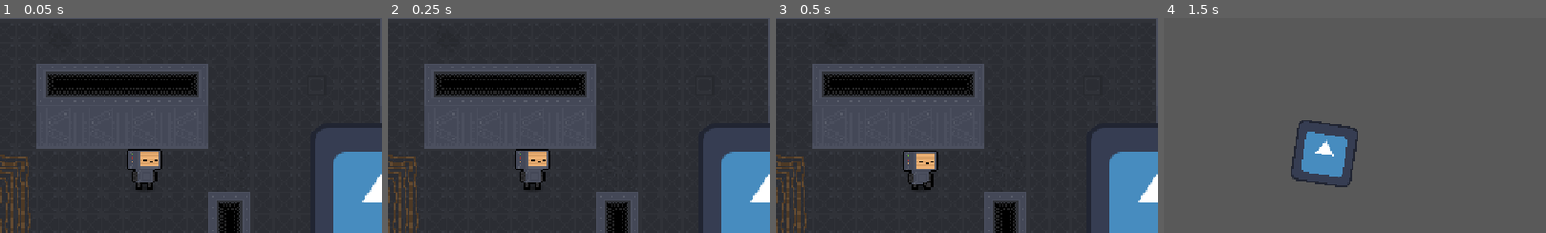
Above: before the commit, frames 1-4 (left to right).
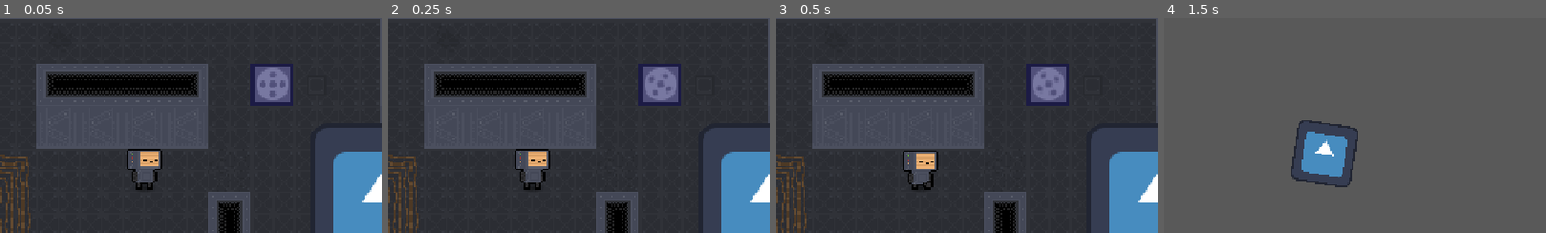
Above: after the commit, the same moments.

Repository: DuneRanger/MSI-GameJam
Game: Godot game, scene res://scenes/game/game.tscn
The game is run twice, just before and just after one commit, with the same random seed, the same clock (stepped at 60 frames per second) and the same inputs. The engine's default icon, where the game draws it, is replaced by a stand-in: a white triangle on a blue panel in a dark square.
Inputs:
- Up to frame 1 (0.05 s): no input
- Up to frame 2 (0.25 s): no input
- Up to frame 3 (0.5 s): no input
- Up to frame 4 (1.5 s): click "random" at 0.5 s; click "Wheel" at 1.25 s
The pictures show only the part of the screen within x 29-79%, y 20-70%; the shares and areas given below are measured in that part.

The runs differ from the first frame. In frame 1, 1.6% of the frame differs, in the area x 66-77%, y 22-41%; in frame 2, 1.6%; in frame 3, 1.6%; in frame 4, nothing differs.

Commit message:
move mouse maze to the tilemap also

Diff:
--- a/scenes/game/game.tscn
+++ b/scenes/game/game.tscn
@@ -43,7 +43,7 @@
 tile_map_data = PackedByteArray("AAAFAAcAAgAEAAEAAAAGAAcAAgABAAAAAAAHAAcAAgABAAAAAAAIAAcAAgAEAAAAAwAFAAYAAgAAAAAAAAAFAA …(352 unchanged characters)…
 
 [node name="TileMapMachineLayer" parent="Tilemap" index="2" unique_id=1793809352]
-tile_map_data = PackedByteArray("AAAEAAYAAAAAAAAAAQADAAIAAAAAAAAAAgA=")
+tile_map_data = PackedByteArray("AAAEAAYAAAAAAAAAAQADAAIAAAAAAAAAAgALAAMAAAAAAAAAAwA=")
 
 [node name="TilemapWallLayer" parent="Tilemap" index="3" unique_id=695297817]
 tile_map_data = PackedByteArray("AAAAAAAAAwADAAAAAAAAAAEAAwADAAEAAAAAAAIAAwADAAEAAAAAAAMAAwADAAEAAAAAAAQAAwADAAEAAAAAAA …(1040 unchanged characters)…
--- a/scenes/game/machines/machine_instances/color_machine.tscn
+++ b/scenes/game/machines/machine_instances/color_machine.tscn
@@ -1,11 +1,11 @@
 [gd_scene format=3 uid="uid://cqsyyggibtbjm"]
 
 [ext_resource type="PackedScene" uid="uid://lvebmnvqwohx" path="res://scenes/game/machines/machine.tscn" id="1_qx5l1"]
-[ext_resource type="PackedScene" uid="uid://byr0h5hfhqc0w" path="res://scenes/game/machines/minigames/mouse_maze.tscn" id="2_tabe7"]
+[ext_resource type="PackedScene" uid="uid://j4s1r411n22" path="res://scenes/game/machines/minigames/color_find.tscn" id="2_equko"]
 [ext_resource type="SpriteFrames" uid="uid://cs75kifgqknmd" path="res://scenes/game/machines/machine_instances/machine_1_spriteframes.tres" id="3_tabe7"]
 
 [node name="ColorMachine" unique_id=964389702 instance=ExtResource("1_qx5l1")]
-linked_minigame_scene = ExtResource("2_tabe7")
+linked_minigame_scene = ExtResource("2_equko")
 
 [node name="AnimatedSprite2D" parent="." index="1" unique_id=970174829]
 sprite_frames = ExtResource("3_tabe7")
--- a/scenes/game/tilemap/tilemap.tscn
+++ b/scenes/game/tilemap/tilemap.tscn
@@ -5,6 +5,7 @@
 [ext_resource type="Texture2D" uid="uid://bfndwk48cax5h" path="res://assets/game/tiles/tileset.png" id="3_6myvc"]
 [ext_resource type="PackedScene" uid="uid://b0wae3pnq5bxx" path="res://scenes/game/machines/machine_instances/steam_machine.tscn" id="4_a4bj7"]
 [ext_resource type="PackedScene" uid="uid://cqsyyggibtbjm" path="res://scenes/game/machines/machine_instances/color_machine.tscn" id="5_auq54"]
+[ext_resource type="PackedScene" uid="uid://b3dlssh62472i" path="res://scenes/game/machines/machine_instances/maze_machine.tscn" id="6_auq54"]
 
 [sub_resource type="TileSetAtlasSource" id="TileSetAtlasSource_3aos4"]
 texture = ExtResource("1_fysb2")
@@ -527,6 +528,7 @@
 [sub_resource type="TileSetScenesCollectionSource" id="TileSetScenesCollectionSource_hjhdi"]
 scenes/1/scene = ExtResource("4_a4bj7")
 scenes/2/scene = ExtResource("5_auq54")
+scenes/3/scene = ExtResource("6_auq54")
 
 [sub_resource type="TileSet" id="TileSet_m0ah8"]
 tile_size = Vector2i(24, 24)
